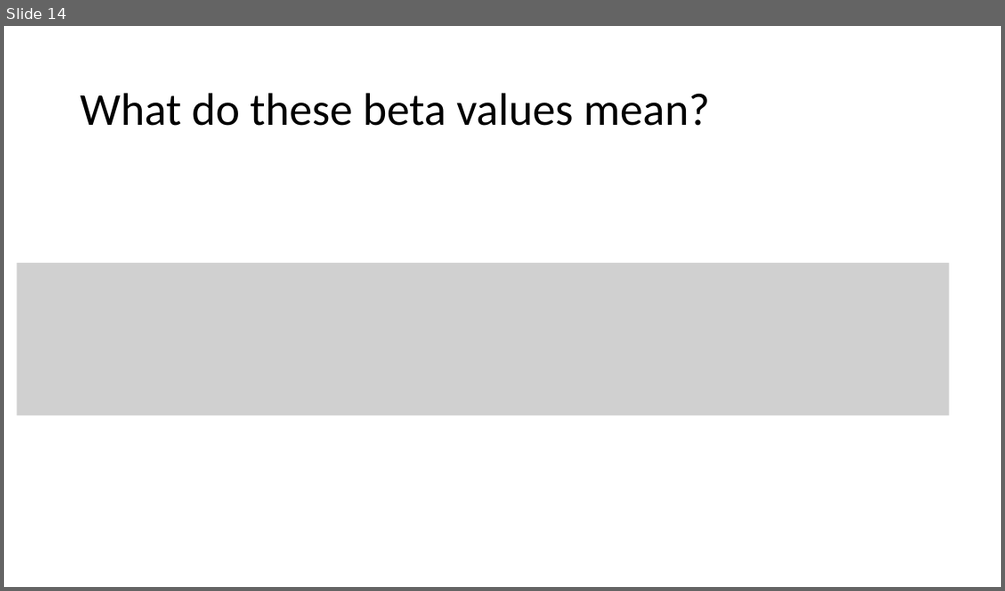
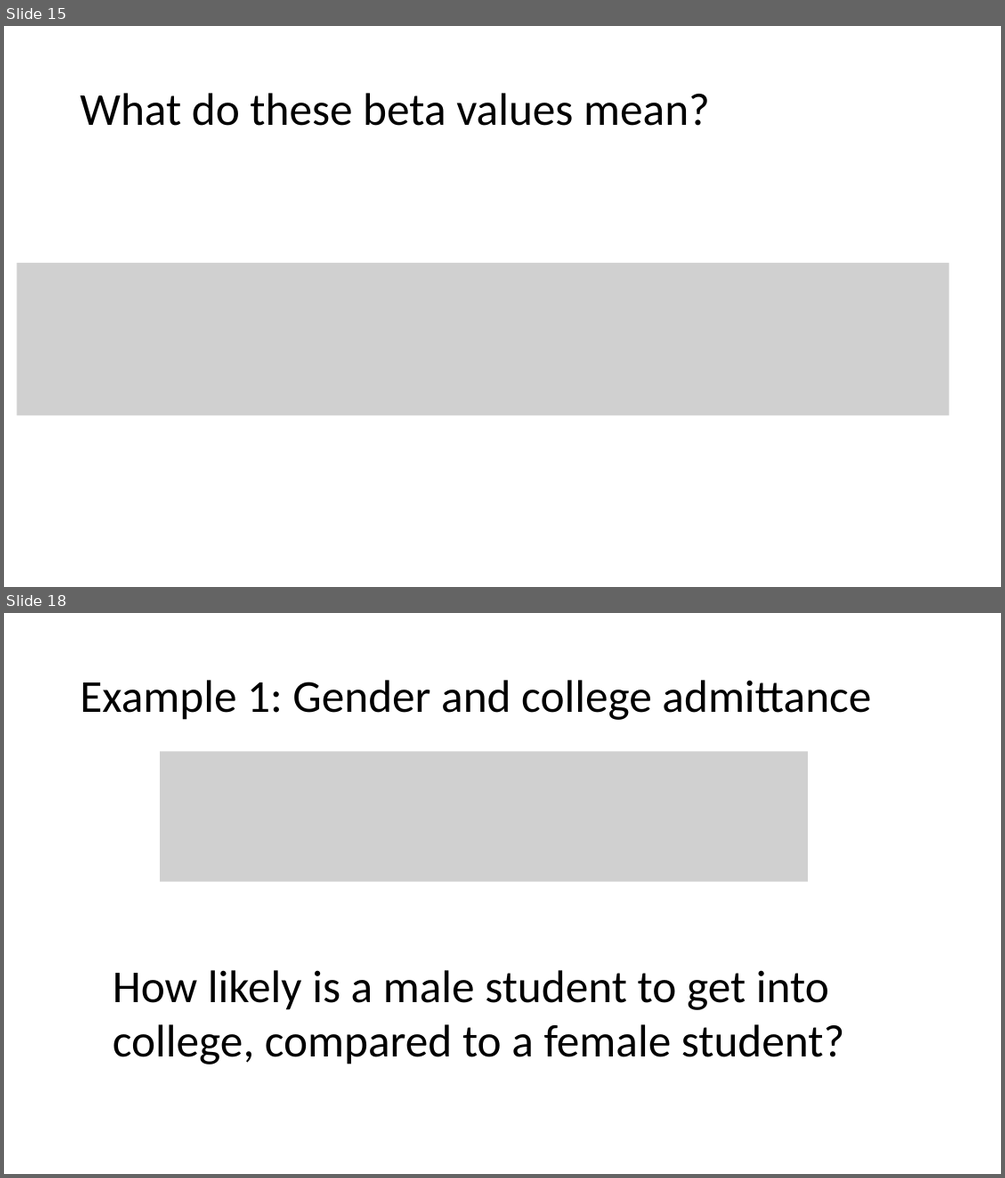
Before and after one commit to bertozzivill/infx572_winter17, a slide deck: module_10/part_2/deck_3.pptx. Shown one above the other, each under a label of ours: slide 14 before the commit, slides 15 and 18 after it; the slides between them are not shown. The pictures are 1005x591 and 1005x1178 pixels, drawn with LibreOffice and Linux fonts; fonts in the diff are those of the drawing; grey boxes stand for pictures. Boxes give left, top, right and bottom in pixels: in the first picture for what was removed or moved away, otherwise in the second. Text is boxed around its words. In the diff, an @@ line names an element or a change of style, - is before the commit and + after.

```diff
--- a/module_10/part_2/deck_3.pptx
+++ b/module_10/part_2/deck_3.pptx
@@ slide 18 added at (4,613,1001,1174), background #FFFFFF @@
@@ title added at (80,680,871,720), 44 pt, text #000000 @@
+Example 1: Gender and college admittance
@@ picture added at (161,751,808,882) @@
@@ text added at (113,970,844,1064), 44 pt, text #000000 @@
+How likely is a male student to get into college, compared to a female student?
@@ what was slide 14 is now slide 15 @@
```
Also in this commit, not shown: 2 slides changed, 24 other slides added, 3 other files.
